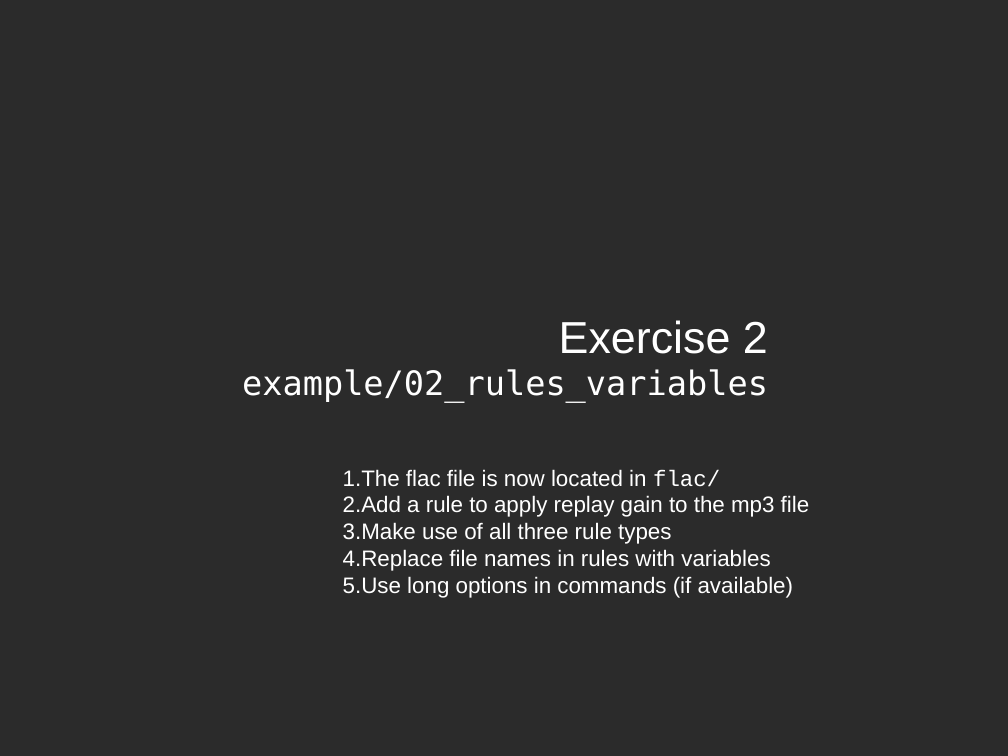
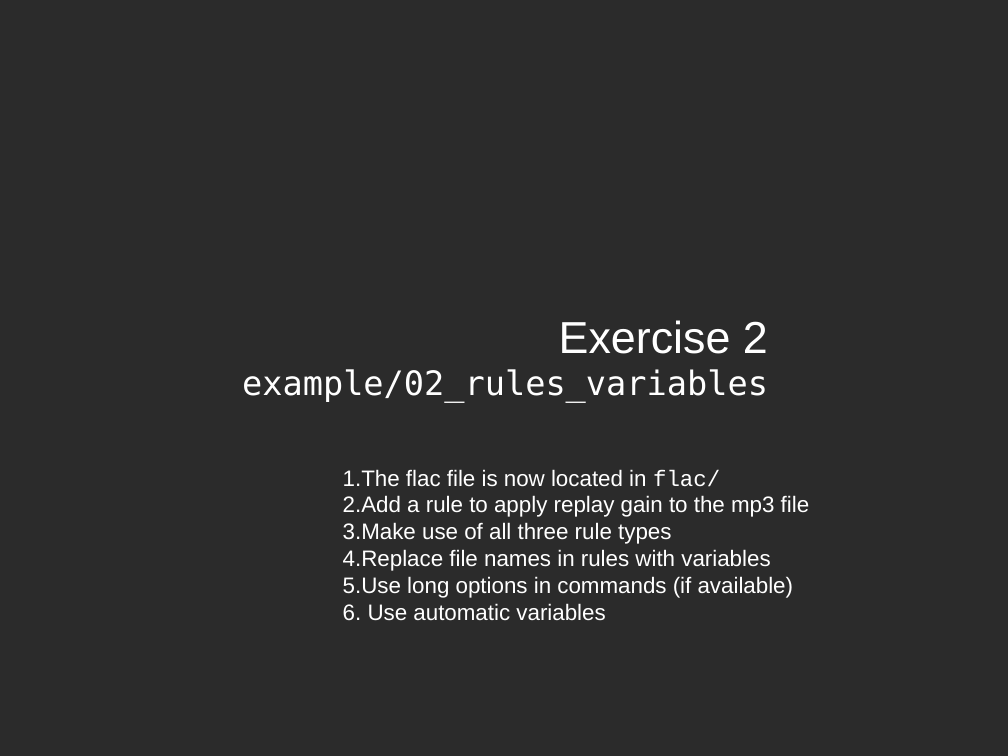
Before and after one commit to fsundermeyer/GNU_make_workshop, a slide deck: slide 20 of Presentation_GNU_make_workshop.odp. Drawn at 1008x756 pixels with LibreOffice and Linux fonts; fonts in the diff are those of the drawing; background and template pictures are left out; a plain dark background stands for a picture behind light text. Boxes give left, top, right and bottom in pixels: in the first picture for what was removed or moved away, otherwise in the second. Text is boxed around its words. In the diff, an @@ line names an element or a change of style, - is before the commit and + after.

```diff
--- a/Presentation_GNU_make_workshop.odp
+++ b/Presentation_GNU_make_workshop.odp
@@ text at (x1=368, y1=603, x2=605, y2=621): paragraph added @@
+6. Use automatic variables
```
Also in this commit, not shown: 9 other slides changed, 2 slides added.
